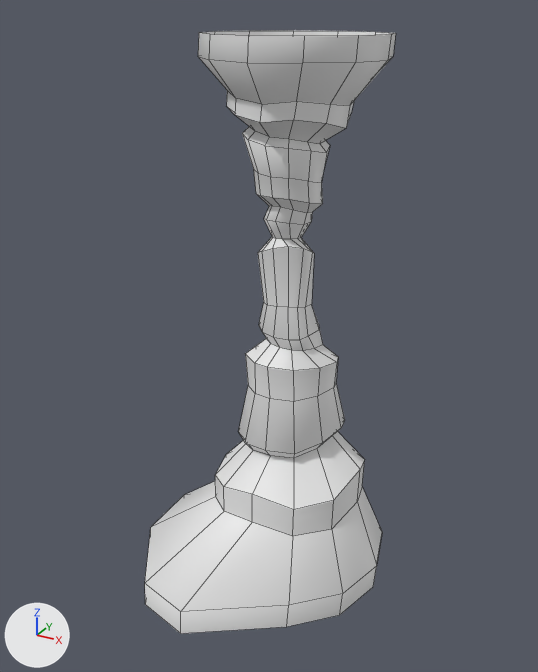
Renders of the FBX model Assets/Models/Models_Environment/ModelsMars/SM_Cave_Stalagmite_05.fbx from each side of a commit.
The view is the same before and after, from a 50 mm lens placed at (47.22, -156.73, 15.52), pointed at (38.49, -140.85, 7.58). Every picture has the same lights, and +X, +Y and +Z are marked at lower left. Mesh edges are drawn as thin lines. Where no turn or scale is listed for an object, it has been applied to the vertices.

The older version as bpy lines, for what is in view:
```python
me_mesh = bpy.data.meshes.new('Mesh')
me_mesh.from_pydata(...)  # 276 vertices, 264 faces; spans x -3.83..3.01, y -4.51..2.77, z 0.08..15.01
ob_sm_cave_stalagmite_05 = bpy.data.objects.new('SM_Cave_Stalagmite_05', me_mesh)
ob_sm_cave_stalagmite_05.location = (38.7, -140.02, 0.0)
```
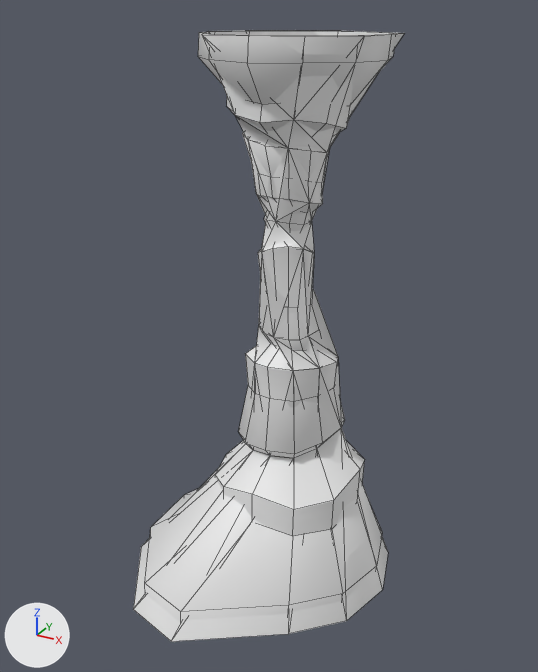
The newer file is also turned or shifted as a whole; pictures and numbers use the older file's frame.

Boxes (x1, y1, x2, y2) around the edits, measured in the pictures (538 x 672 px):
'SM_Cave_Stalagmite_05_col', added
    after: (133, 30, 404, 642)

Diff of the bpy script that builds the scene:
```diff
--- a/Assets/Models/Models_Environment/ModelsMars/SM_Cave_Stalagmite_05.fbx.py
+++ b/Assets/Models/Models_Environment/ModelsMars/SM_Cave_Stalagmite_05.fbx.py
@@ me_mesh_001 @@
+me_mesh_001.from_pydata(...)  # 67 vertices, 115 faces; spans x -4.1..3.26, y -4.86..2.93, z 0.08..15.0
@@ ob_sm_cave_stalagmite_05_col @@
+ob_sm_cave_stalagmite_05_col = bpy.data.objects.new('SM_Cave_Stalagmite_05_col', me_mesh_001)
+ob_sm_cave_stalagmite_05_col.location = (38.7, -140.02, 0.0)
```
